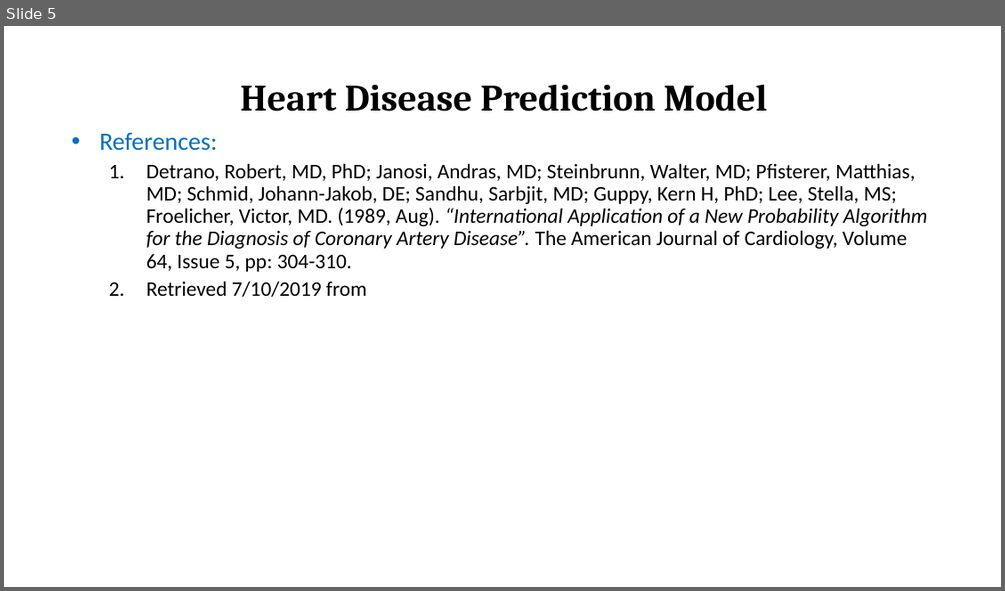
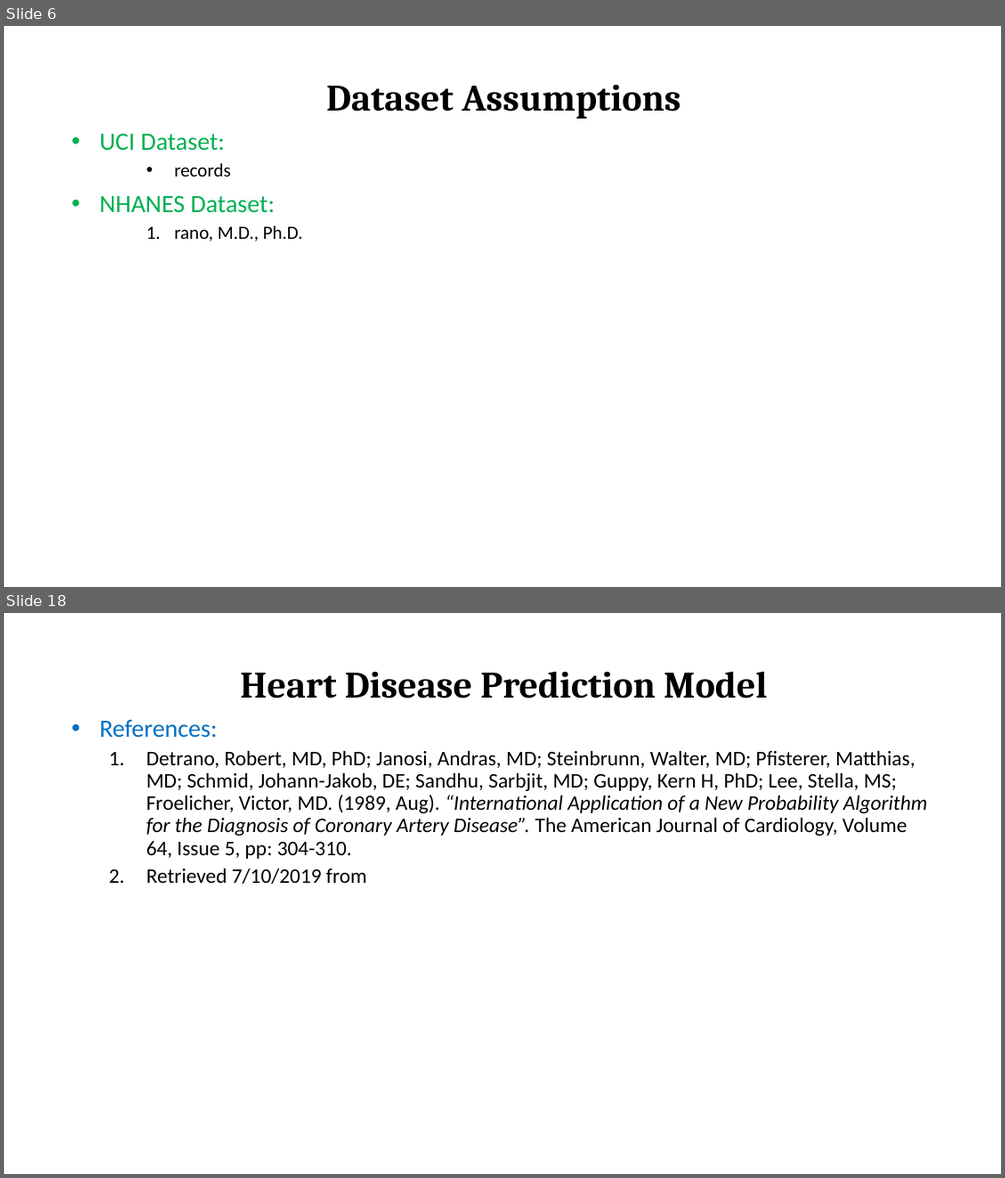
Before and after one commit to Ophelia82/Heart-Disease-Predictive-Model, a slide deck: Heart Disease Presentation.pptx. Shown one above the other, each under a label of ours: slide 5 before the commit, slides 6 and 18 after it; the slides between them are not shown. The pictures are 1005x591 and 1005x1178 pixels, drawn with LibreOffice and Linux fonts; fonts in the diff are those of the drawing. Boxes give left, top, right and bottom in pixels: in the first picture for what was removed or moved away, otherwise in the second. Text is boxed around its words. In the diff, an @@ line names an element or a change of style, - is before the commit and + after.

```diff
--- a/Heart Disease Presentation.pptx
+++ b/Heart Disease Presentation.pptx
@@ slide 6 added at box(4, 26, 1001, 587), background #FFFFFF @@
@@ title added at box(326, 85, 680, 119), 36 pt, text #000000, bold @@
+Dataset Assumptions
@@ subtitle added at box(99, 134, 303, 241), 24 pt, text #00B050 @@
+• UCI Dataset:
+    • records
+• NHANES Dataset:
+    1. rano, M.D., Ph.D.
@@ what was slide 5 is now slide 18 @@
```
Also in this commit, not shown: 4 slides changed, 12 other slides added.
